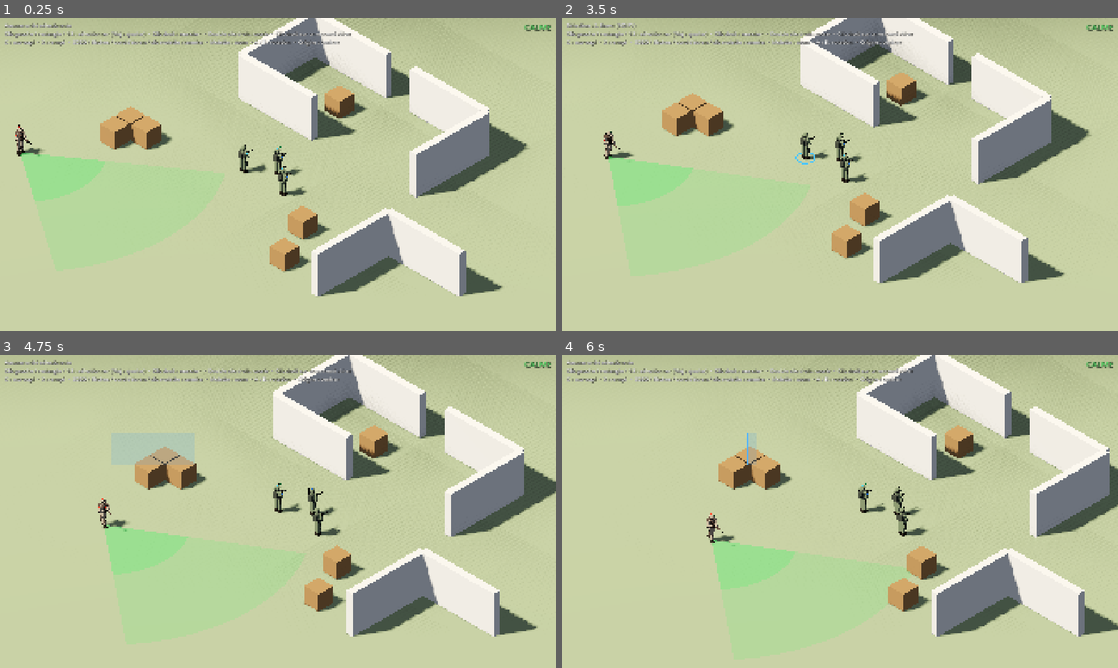
Above: before the commit, frames 1-4 (two rows, left to right).
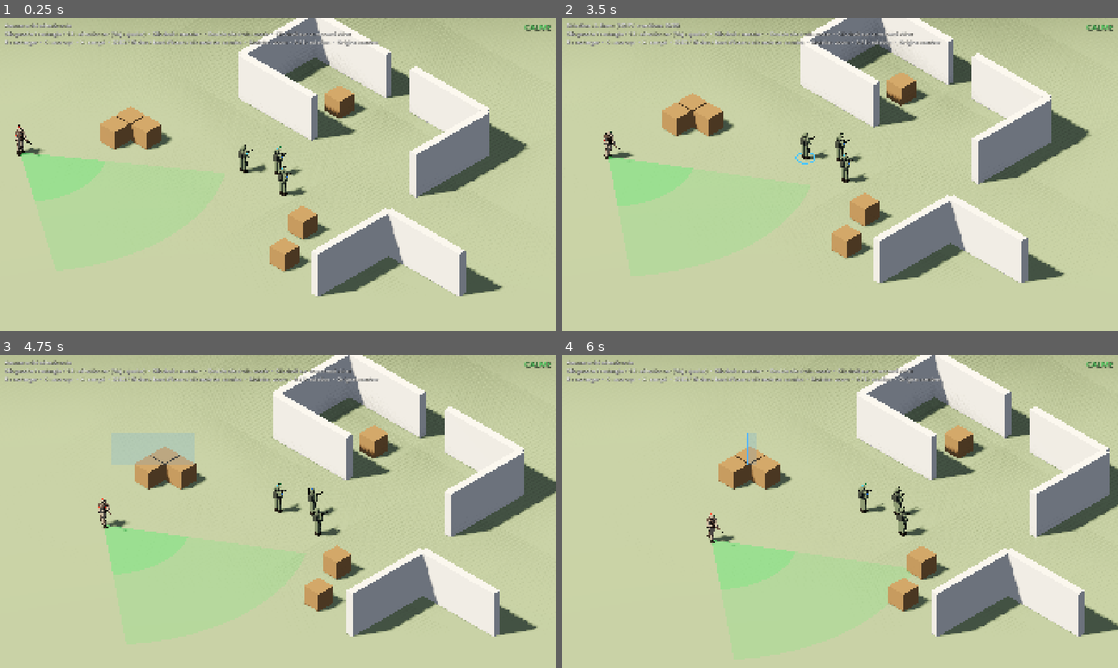
Above: after the commit, the same moments.

Repository: HackTechDev/Commando
Game: Godot game, scene res://scenes/levels/sandbox/sandbox.tscn
The game is run twice, just before and just after one commit, with the same random seed, the same clock (stepped at 60 frames per second) and the same inputs.
Inputs (mouse positions are in pixels of both pictures, inside the frame that each line leads up to):
- Up to frame 1 (0.25 s): no input
- Up to frame 2 (3.5 s): tap Enter at 0.5 s; move the mouse to (962, 158) at 0.52 s; hold Right mouse button (order) 0.53-1.25 s; click (962, 158) at 0.8 s; tap Space at 1.25 s; drag from (728, 190) to (812, 237) at 1.27 s; move the mouse to (895, 105) at 2.02 s; press the mouse at (895, 105) at 2.03 s; tap S (camera_back) at 2.1 s; release the mouse at (895, 105) at 2.75 s; drag from (812, 237) to (673, 127) at 2.77 s
- Up to frame 3 (4.75 s): move the mouse to (444, 558) at 3.52 s; hold Home (camera_focus) 3.53-4.25 s; click (444, 558) at 3.8 s; tap R (reload, bound only after the commit) at 4.15 s; drag from (111, 464) to (194, 433) at 4.27 s
- Up to frame 4 (6 s): move the mouse to (867, 511) at 5.02 s; press the mouse at (867, 511) at 5.03 s; tap A (camera_left) at 5.1 s; release the mouse at (867, 511) at 5.75 s; drag from (756, 433) to (728, 527) at 5.77 s

The runs differ from the first frame. In frame 1, 0.5% of the frame differs, in the area x 0-68%, y 6-10%; in frame 2, 0.6%, in the area x 0-68%, y 1-10%; in frame 3, 0.5%; in frame 4, 0.5%.

Commit message:
Munitions limitées pour les opérateurs
Chargeur et réserve, rechargement automatique ou manuel (R),
arrêt de l'attaque à sec, affichage dans le HUD.

Co-Authored-By: Claude Fable 5.2 <noreply@anthropic.com>

Diff:
--- a/project.godot
+++ b/project.godot
@@ -82,6 +82,10 @@
 "deadzone": 0.5,
 "events": [Object(InputEventKey,"resource_local_to_scene":false,"resource_name":"","device":-1,"window_id":0,"alt_press …(196 unchanged characters)…
 }
+reload={
+"deadzone": 0.5,
+"events": [Object(InputEventKey,"resource_local_to_scene":false,"resource_name":"","device":-1,"window_id":0,"alt_pressed":false,"shift_pressed":false,"ctrl_pressed":false,"meta_pressed":false,"pressed":false,"keycode":0,"physical_keycode":82,"key_label":0,"unicode":0,"location":0,"echo":false,"script":null)]
+}
 posture_crouch={
 "deadzone": 0.5,
 "events": [Object(InputEventKey,"resource_local_to_scene":false,"resource_name":"","device":-1,"window_id":0,"alt_press …(191 unchanged characters)…
--- a/scripts/autoload/event_bus.gd
+++ b/scripts/autoload/event_bus.gd
@@ -4,6 +4,7 @@
 @warning_ignore_start("unused_signal")
 signal unit_spotted(unit: Node3D, by: Node3D)
 signal unit_damaged(unit: Node3D, amount: float)
+signal unit_ammo_changed(unit: Node3D)
 signal unit_died(unit: Node3D)
 signal enemy_killed(enemy: Node3D)
 signal alarm_raised(position: Vector3)
--- a/scripts/autoload/selection_manager.gd
+++ b/scripts/autoload/selection_manager.gd
@@ -53,6 +53,12 @@
 		unit.attack(enemy, run)
 
 
+## Fait recharger les unités sélectionnées.
+func reload() -> void:
+	for unit in selected:
+		unit.reload()
+
+
 ## Applique une posture à toutes les unités sélectionnées (bascule).
 func toggle_posture(posture: SoldierModel.Posture) -> void:
 	for unit in selected:
--- a/scripts/resources/unit_stats.gd
+++ b/scripts/resources/unit_stats.gd
@@ -20,5 +20,11 @@
 ## Probabilité de toucher à bout portant et à portée maximale.
 @export_range(0.0, 1.0) var hit_chance_near: float = 0.95
 @export_range(0.0, 1.0) var hit_chance_far: float = 0.6
+## Cartouches par chargeur.
+@export var magazine_size: int = 10
+## Cartouches en réserve au début de la mission (hors chargeur engagé).
+@export var reserve_ammo: int = 20
+## Durée d'un rechargement, en secondes.
+@export var reload_time: float = 2.0
 ## Rayon du bruit d'un tir (arme équipée d'un silencieux).
 @export var gunshot_noise_radius: float = 8.0
--- a/scripts/ui/player_controller.gd
+++ b/scripts/ui/player_controller.gd
@@ -25,6 +25,7 @@
 func _ready() -> void:
 	SelectionManager.selection_changed.connect(_on_selection_changed)
 	_on_selection_changed(SelectionManager.selected)
+	EventBus.unit_ammo_changed.connect(func(_unit: Node3D) -> void: _on_selection_changed(SelectionManager.selected))
 	EventBus.unit_damaged.connect(func(_unit: Node3D, _amount: float) -> void: _on_selection_changed(SelectionManager.selected))
 
 
@@ -48,6 +49,8 @@
 		SelectionManager.toggle_posture(SoldierModel.Posture.CROUCHED)
 	elif event.is_action_pressed(&"posture_prone"):
 		SelectionManager.toggle_posture(SoldierModel.Posture.PRONE)
+	elif event.is_action_pressed(&"reload"):
+		SelectionManager.reload()
 	elif event.is_action_pressed(&"camera_focus"):
 		_focus_camera()
 	else:
@@ -157,8 +160,13 @@
 func _on_selection_changed(units: Array[Commando]) -> void:
 	var names := PackedStringArray()
 	for unit in units:
-		names.append("%d. %s (%d PV)" % [unit.unit_index, unit.display_name, roundi(unit.health.health)])
+		var ammo := "%d/%d" % [unit.ammo_in_magazine, unit.ammo_reserve]
+		if unit.is_reloading():
+			ammo += ", rechargement…"
+		elif not unit.has_ammo():
+			ammo = "à sec"
+		names.append("%d. %s (%d PV, munitions %s)" % [unit.unit_index, unit.display_name, roundi(unit.health.health), ammo])
 	var selection := "Aucune unité sélectionnée" if names.is_empty() else "Sélection : " + ", ".join(names)
 	_info.text = selection + "\n" \
 		+ "Clic gauche / rectangle / 1-3 : sélectionner (Maj : ajouter)  •  Clic droit : marcher  •  Double clic droit : courir  •  Clic droit sur un ennemi : tirer\n" \
-		+ "C : accroupi  •  X : rampé  •  ZQSD / flèches / bord d'écran / clic molette : caméra  •  Molette : zoom  •  A / E : rotation  •  Origine : centrer"
+		+ "R : recharger  •  C : accroupi  •  X : rampé  •  ZQSD / flèches / bord d'écran / clic molette : caméra  •  Molette : zoom  •  A / E : rotation  •  Origine : centrer"
--- a/scripts/units/commando.gd
+++ b/scripts/units/commando.gd
@@ -14,11 +14,16 @@
 var is_selected: bool = false
 var is_dead: bool = false
 var posture: SoldierModel.Posture = SoldierModel.Posture.STANDING
+## Cartouches dans le chargeur engagé.
+var ammo_in_magazine: int = 0
+## Cartouches en réserve.
+var ammo_reserve: int = 0
 
 var _running: bool = false
 var _has_order: bool = false
 var _attack_target: Enemy
 var _fire_cooldown: float = 0.0
+var _reload_left: float = 0.0
 var _gravity: float = ProjectSettings.get_setting("physics/3d/default_gravity")
 
 @onready var _agent: NavigationAgent3D = $NavigationAgent3D
@@ -29,11 +34,14 @@
 
 func _ready() -> void:
 	health.reset(stats.max_health)
+	ammo_in_magazine = stats.magazine_size
+	ammo_reserve = stats.reserve_ammo
 	health.health_changed.connect(_on_health_changed)
 	health.died.connect(_on_died)
 
 
 func _physics_process(delta: float) -> void:
+	_update_reload(delta)
 	var horizontal := Vector3.ZERO
 	if is_dead:
 		pass
@@ -67,7 +75,7 @@
 ## Ordonne d'attaquer `enemy` : l'unité s'approche jusqu'à avoir une ligne de
 ## tir, puis tire jusqu'à ce que la cible soit neutralisée.
 func attack(enemy: Enemy, run: bool) -> void:
-	if is_dead or enemy == null or enemy.is_dead:
+	if is_dead or enemy == null or enemy.is_dead or not has_ammo():
 		return
 	_has_order = false
 	_running = run
@@ -75,6 +83,24 @@
 	_fire_cooldown = stats.aim_time
 
 
+## Vrai s'il reste au moins une cartouche (chargeur ou réserve).
+func has_ammo() -> bool:
+	return ammo_in_magazine > 0 or ammo_reserve > 0
+
+
+## Vrai pendant un rechargement.
+func is_reloading() -> bool:
+	return _reload_left > 0.0
+
+
+## Lance un rechargement si le chargeur n'est pas plein et qu'il reste de la réserve.
+func reload() -> void:
+	if is_dead or is_reloading() or ammo_reserve <= 0 or ammo_in_magazine >= stats.magazine_size:
+		return
+	_reload_left = stats.reload_time
+	EventBus.unit_ammo_changed.emit(self)
+
+
 ## Arrête le déplacement et l'attaque en cours.
 func stop() -> void:
 	_has_order = false
@@ -97,6 +123,18 @@
 	selected_changed.emit(value)
 
 
+func _update_reload(delta: float) -> void:
+	if not is_reloading() or is_dead:
+		return
+	_reload_left -= delta
+	if _reload_left <= 0.0:
+		_reload_left = 0.0
+		var loaded := mini(stats.magazine_size - ammo_in_magazine, ammo_reserve)
+		ammo_in_magazine += loaded
+		ammo_reserve -= loaded
+		EventBus.unit_ammo_changed.emit(self)
+
+
 func _follow_path(delta: float) -> Vector3:
 	var to_next := _agent.get_next_path_position() - global_position
 	to_next.y = 0.0
@@ -113,6 +151,9 @@
 
 func _attack(delta: float) -> Vector3:
 	if not is_instance_valid(_attack_target) or _attack_target.is_dead:
+		_attack_target = null
+		return Vector3.ZERO
+	if not has_ammo():
 		_attack_target = null
 		return Vector3.ZERO
 	var to_target := _attack_target.global_position - global_position
@@ -122,7 +163,9 @@
 		if distance > 0.01:
 			_face(to_target, delta)
 		_fire_cooldown -= delta
-		if _fire_cooldown <= 0.0 and (-global_basis.z).angle_to(to_target) < 0.25:
+		if ammo_in_magazine <= 0:
+			reload()
+		elif not is_reloading() and _fire_cooldown <= 0.0 and (-global_basis.z).angle_to(to_target) < 0.25:
 			_fire(_attack_target, distance)
 		return Vector3.ZERO
 	# Pas de ligne de tir : s'approcher, puis viser de nouveau.
@@ -152,6 +195,8 @@
 
 func _fire(enemy: Enemy, distance: float) -> void:
 	_fire_cooldown = stats.fire_interval
+	ammo_in_magazine -= 1
+	EventBus.unit_ammo_changed.emit(self)
 	var forward := -global_basis.z
 	var muzzle := global_position + Vector3.UP * _weapon_height() + forward * 0.7
 	var aim := enemy.global_position + Vector3.UP * 1.2
Not shown, changed: CHANGELOG.md
Not shown, changed: DECISIONS.md
